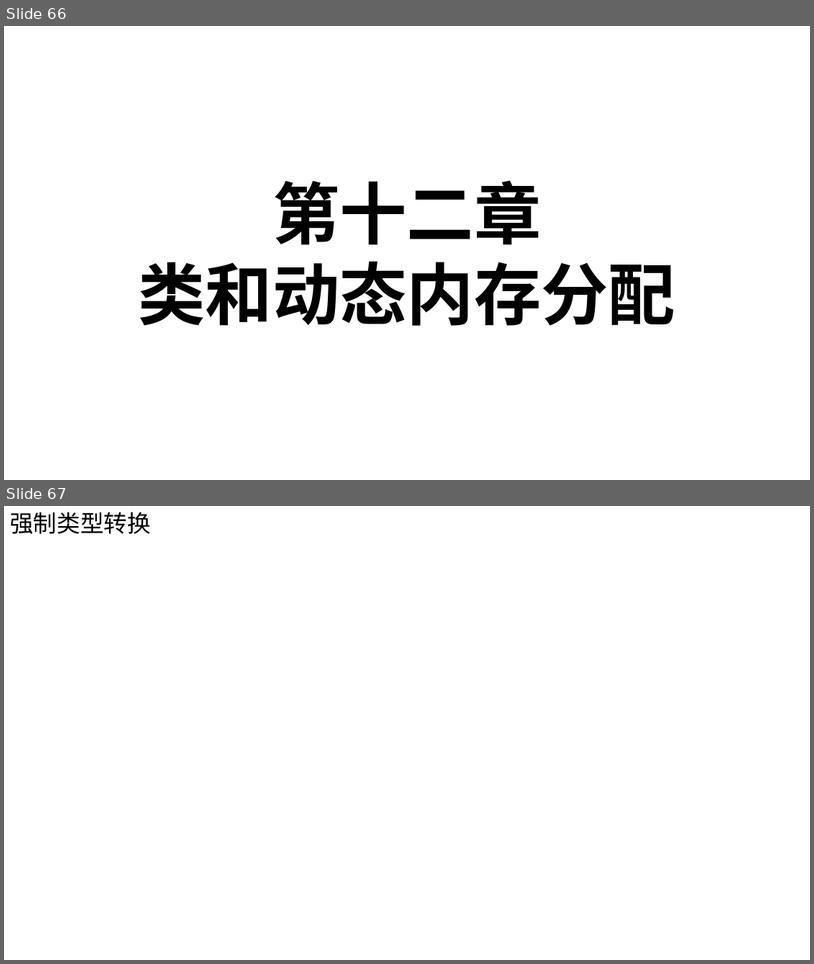
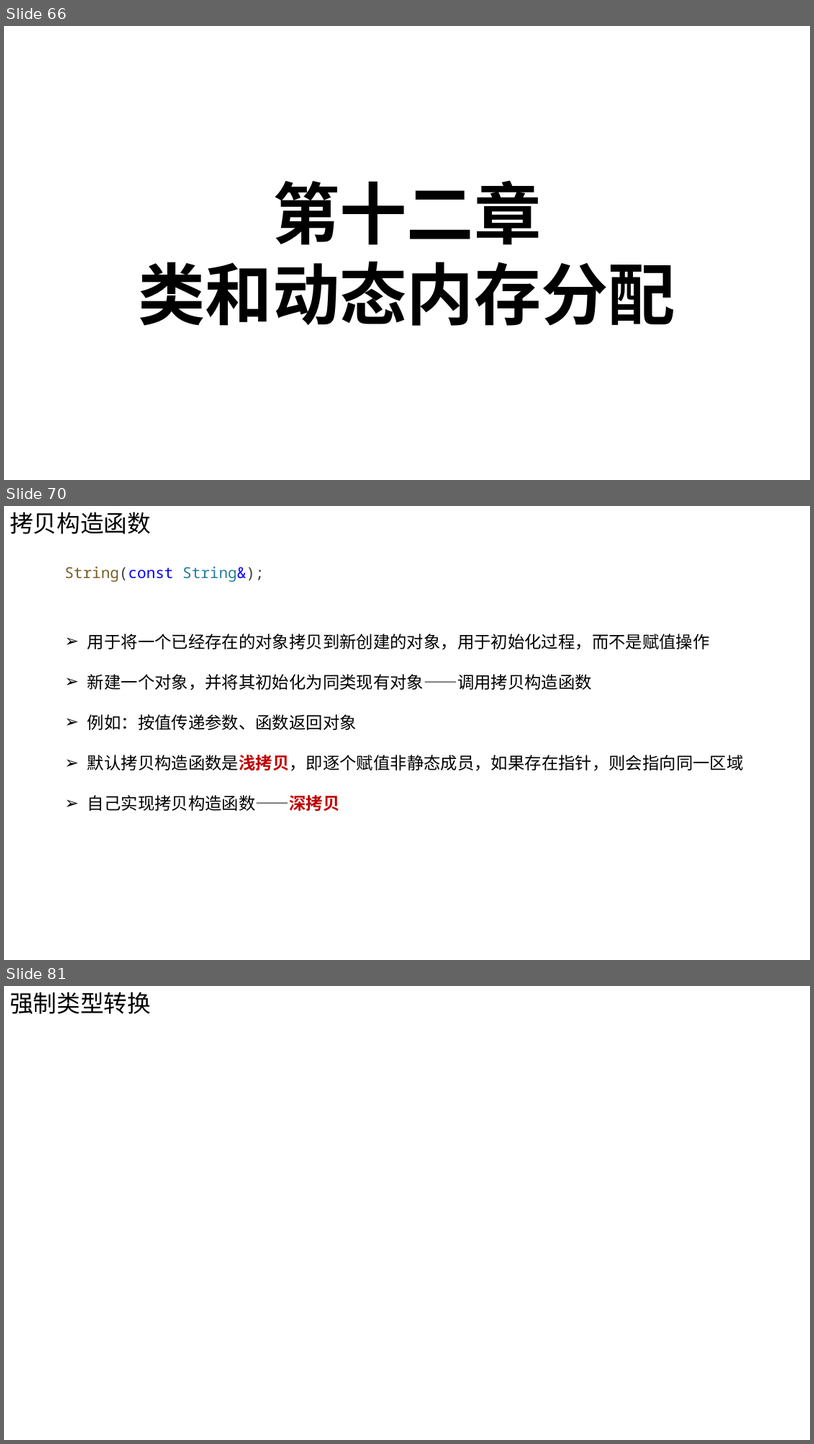
Before and after one commit to Chao200/CPP_Primer_Plus, a slide deck: C++ Primer Plus.pptx. Shown one above the other, each under a label of ours: slides 66 and 67 before the commit, slides 66, 70 and 81 after it; the slides between them are not shown. The pictures are 814x964 and 814x1444 pixels, drawn with LibreOffice and Linux fonts; fonts in the diff are those of the drawing. Boxes give left, top, right and bottom in pixels: in the first picture for what was removed or moved away, otherwise in the second. Text is boxed around its words. In the diff, an @@ line names an element or a change of style, - is before the commit and + after.

```diff
--- a/C++ Primer Plus.pptx
+++ b/C++ Primer Plus.pptx
@@ slide 70 added at box(4, 506, 810, 960), background #FFFFFF @@
@@ text added at box(10, 512, 151, 534), 28 pt, text #000000 @@
+拷贝构造函数
@@ text added at box(64, 566, 264, 582), 18 pt, text #795E26 @@
+String(const String&);
@@ text added at box(88, 633, 744, 811), 20 pt, text #000000 @@
+➢ 用于将一个已经存在的对象拷贝到新创建的对象，用于初始化过程，而不是赋值操作
+➢ 新建一个对象，并将其初始化为同类现有对象——调用拷贝构造函数
+➢ 例如：按值传递参数、函数返回对象
+➢ 默认拷贝构造函数是浅拷贝，即逐个赋值非静态成员，如果存在指针，则会指向同一区域
+➢ 自己实现拷贝构造函数——深拷贝
@@ what was slide 67 is now slide 81 @@
```
Also in this commit, not shown: 42 other slides added, 24 slides removed.
